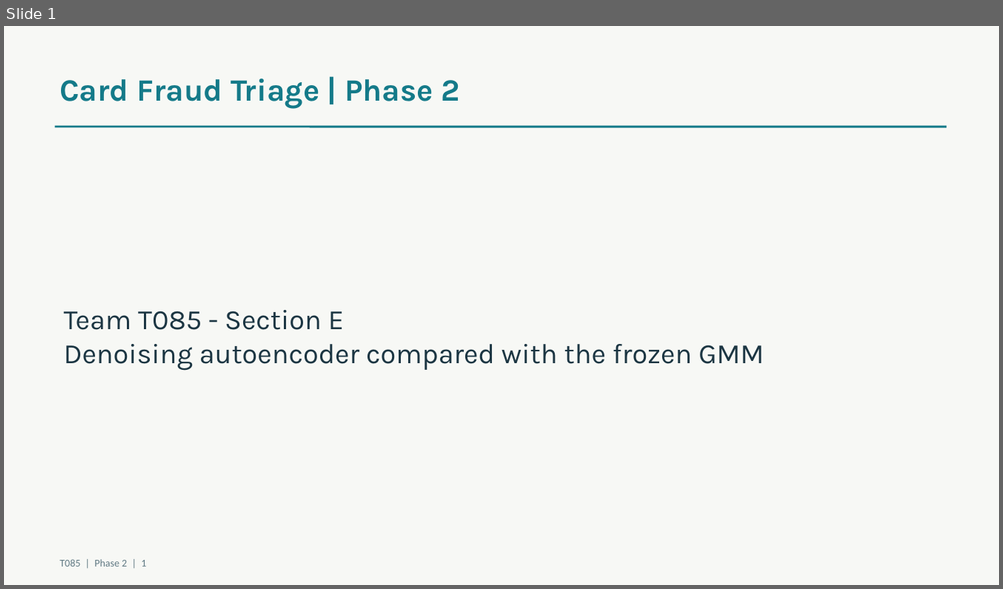
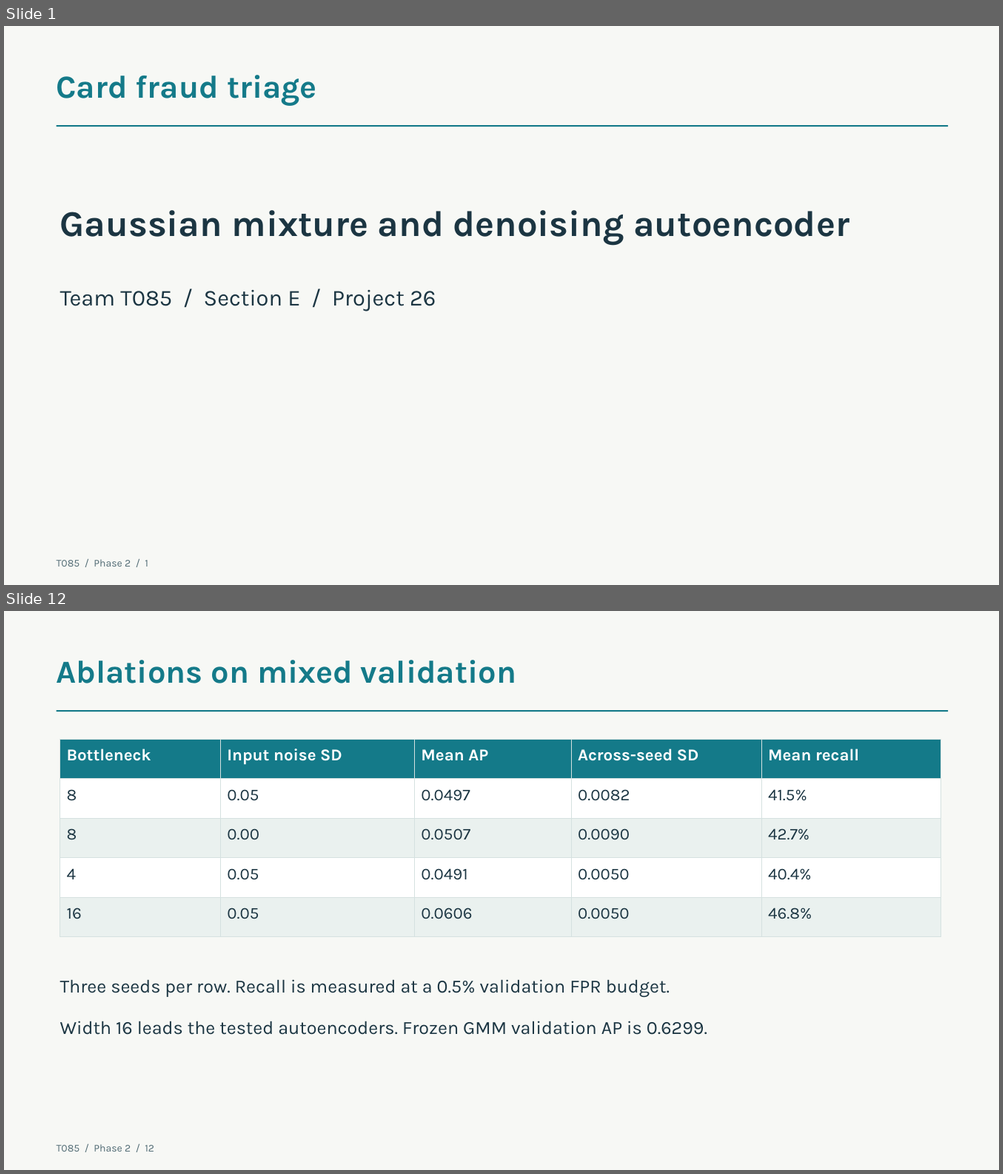
Before and after one commit to aaditya599fx/T085-CardFraudTriage-AML-Phase1, a slide deck: docs/phase2/T085_Phase2.pptx. Shown one above the other, each under a label of ours: slide 1 before the commit, slides 1 and 12 after it; the slides between them are not shown. The pictures are 1003x589 and 1003x1174 pixels, drawn with LibreOffice and Linux fonts; fonts in the diff are those of the drawing. Boxes give left, top, right and bottom in pixels: in the first picture for what was removed or moved away, otherwise in the second. Text is boxed around its words. In the diff, an @@ line names an element or a change of style, - is before the commit and + after.

Commit message:
Complete Phase 2 fraud triage evaluation

```diff
--- a/docs/phase2/T085_Phase2.pptx
+++ b/docs/phase2/T085_Phase2.pptx
@@ slide 12 added at box(4, 611, 999, 1170), background #F7F8F5 @@
@@ text added at box(57, 660, 516, 684), 31 pt, text #147A89, bold @@
+Ablations on mixed validation
@@ line added from (57, 711) to (948, 711), #147A89 1.35 pt @@
@@ table added at box(60, 739, 940, 923), 5 rows, 5 columns @@
+Bottleneck | Input noise SD | Mean AP | Across-seed SD | Mean recall
+8 | 0.05 | 0.0497 | 0.0082 | 41.5%
+8 | 0.00 | 0.0507 | 0.0090 | 42.7%
+4 | 0.05 | 0.0491 | 0.0050 | 40.4%
+16 | 0.05 | 0.0606 | 0.0050 | 46.8%
@@ text added at box(60, 980, 669, 997), 18 pt, text #1B3542 @@
+Three seeds per row. Recall is measured at a 0.5% validation FPR budget.
@@ text added at box(60, 1021, 707, 1035), 18 pt, text #1B3542 @@
+Width 16 leads the tested autoencoders. Frozen GMM validation AP is 0.6299.
@@ text added at box(57, 1145, 154, 1152), 10 pt, text #526C75 @@
+T085 / Phase 2 / 12
@@ slide 1 changed as well @@
@@ text at box(57, 75, 317, 106): text changed; size 30 to 31 pt @@
-Card Fraud Triage | Phase 2
+Card fraud triage
@@ line (57, 126) - (948, 126): stroke #147A89 2 pt to #147A89 1.35 pt @@
@@ text added at box(60, 210, 849, 245), 35 pt, text #1B3542, bold @@
+Gaussian mixture and denoising autoencoder
@@ text at box(60, 290, 435, 311): text changed; size 27 to 22 pt @@
-Team T085 - Section E
-Denoising autoencoder compared with the frozen GMM
+Team T085 / Section E / Project 26
@@ text at box(57, 560, 148, 567): text changed; font Calibri to Karla; text colour #617A84 to #526C75 @@
-T085 | Phase 2 | 1
+T085 / Phase 2 / 1
```
Also in this commit, not shown: 1 other slide changed, 11 other slides added, 12 slides removed, 20 other files.
